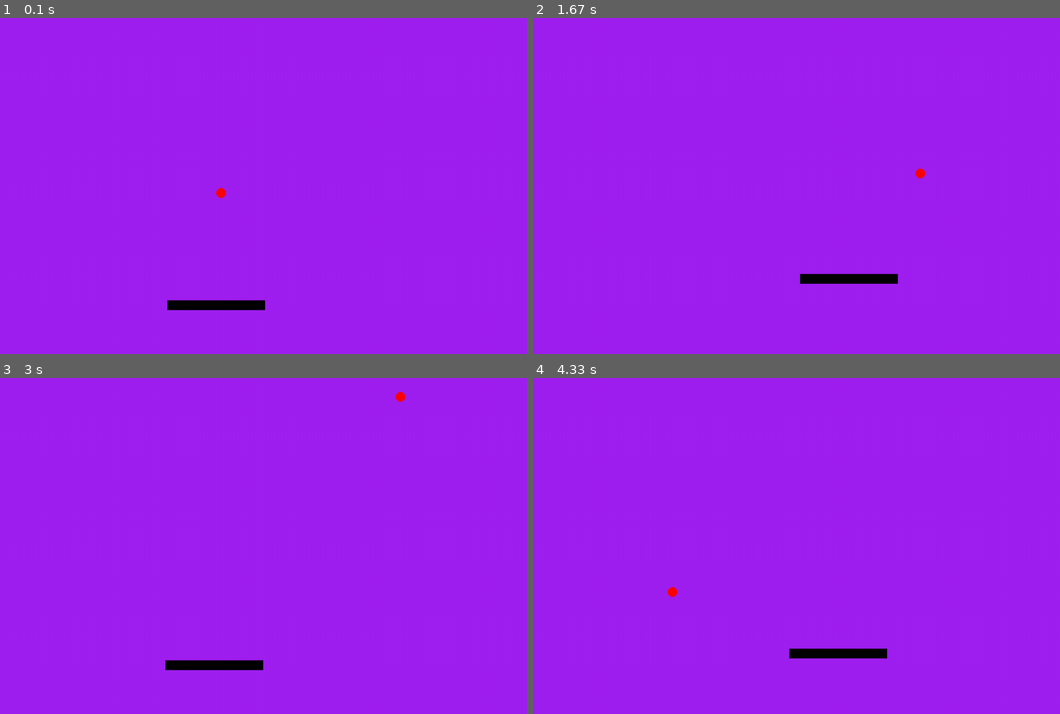
Above: before the commit, frames 1-4 (two rows, left to right).
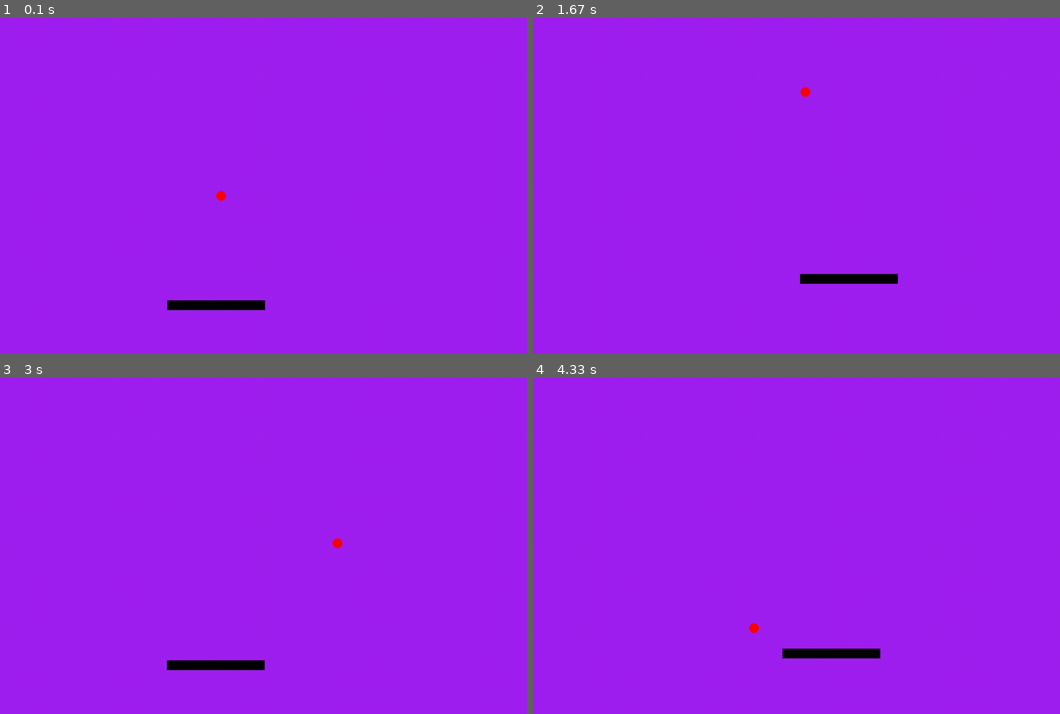
Above: after the commit, the same moments.

Repository: Pietruszko/py_game_sideproject
Game: pygame game, started from game.py
Two runs of this game, one before a commit and one after it. Both use one fixed random seed, a clock stepped at 60 frames per second and the inputs below.
Inputs:
- Up to frame 1 (0.1 s): no input
- Up to frame 2 (1.67 s): hold D 0.33-0.8 s; hold W 0.83-1.13 s; hold D 1.17-1.63 s
- Up to frame 3 (3 s): hold A 1.67-2.2 s; hold S 2.23-2.53 s; hold A 2.57-2.97 s
- Up to frame 4 (4.33 s): hold W 3-3.37 s; hold D 3.4-4.03 s; hold S from 4.07 s (still down)

The runs differ from the first frame. In frame 1, less than 0.1% of the frame differs, in the area x 41-43%, y 50-55%; in frame 2, less than 0.1%; in frame 3, 0.1%; in frame 4, 0.2%, in the area x 25-68%, y 62-84%.

Commit message:
First time creating some sort of physics, calculating angle of the ball and calculating it's speed also based on the speed of the player when it collides with him

Diff:
--- a/game.py
+++ b/game.py
@@ -13,11 +13,14 @@
 player_model.center = player_pos
 speed_y = 0
 speed_x = 0
+max_speed = 400
 circle_pos = pygame.Vector2(screen.get_width() / 2, screen.get_height() / 2)
 circle = pygame.Rect(circle_pos.x, circle_pos.y, 20, 20)
 circle_direction_y = 1
 initial_circle_direction_x = random.randint(-100, 100)
 circle_direction_x = 0
+circle_speed = 400
+circle_angle = 90
 
 while running:
     #polling for events
@@ -38,54 +41,53 @@
     player_model.x += speed_x * dt
     if player_model.x < 0:
         player_model.x = 0
+        speed_x = 0
     if player_model.x > screen.get_width() - player_model.width:
         player_model.x = screen.get_width() - player_model.width
+        speed_x = 0
     if keys[pygame.K_w]:
         speed_y = -200
     if keys[pygame.K_s]:
         speed_y = 200
     if keys[pygame.K_a]:
-        if speed_x > 0:
-            speed_x = 0
-        if speed_x == -400:
-            speed_x == -400
-        else:
-            speed_x -= 15
+        speed_x = pygame.math.clamp(speed_x - 15, -max_speed, 0)
     if keys[pygame.K_d]:
-        if speed_x < 0:
-            speed_x = 0
-        if speed_x == 400:
-            speed_x == 400
-        else:
-            speed_x += 15
+        speed_x = pygame.math.clamp(speed_x + 15, 0, max_speed)
     if not keys[pygame.K_w] and not keys[pygame.K_s]:
         speed_y = 0
     if not keys[pygame.K_a] and not keys[pygame.K_d]:
         speed_x = 0
 
     def circle_collision():
-        if circle.colliderect(player_model):
+        if pygame.Rect.colliderect(player_model, circle):
             return True
         else:
             return False
 
-    circle.y += 300 * circle_direction_y * dt
-    circle.x += circle_direction_x * dt
+    circle_angle = pygame.math.Vector2.angle_to(pygame.Vector2(circle_direction_x, circle_direction_y), pygame.Vector2(0, 0))
+    circle.center += pygame.Vector2(circle_direction_x, circle_direction_y * 400) * dt
+
     if circle.x <= 0 or circle.x >= screen.get_width() - circle.width:
         circle_direction_x *= -1
+        #print(f"Hit wall, angle: {pygame.math.Vector2.angle_to(pygame.Vector2(circle_direction_x, circle_direction_y), pygame.Vector2(0, 0))}")
     if circle.y <= 0:
         circle_direction_y *= -1
+        #print(f"Hit ceiling, angle: {pygame.math.Vector2.angle_to(pygame.Vector2(circle_direction_x, circle_direction_y), pygame.Vector2(0, 0))}")
     if circle.y >= screen.get_height():
         circle_pos = pygame.Vector2(screen.get_width() / 2, screen.get_height() / 2)
         circle = pygame.Rect(circle_pos.x, circle_pos.y, 20, 20)
         circle_direction_y = 1
-        circle_direction_x = initial_circle_direction_x
+        circle_direction_x = 0
 
     if circle_collision():
         circle_direction_y *= -1
-        circle_direction_x += speed_x
-        circle_direction_x = min(400, circle_direction_x)
-        circle_direction_x = max(-400, circle_direction_x)
+        print ((speed_x + max_speed)/(max_speed + max_speed))
+        print (pygame.math.lerp(-150, 150, (speed_x + max_speed)/(max_speed + max_speed)))
+        print (circle_angle)
+        circle_direction_x = circle_angle + 90 + (pygame.math.lerp(-150, 150, (speed_x + max_speed)/(max_speed + max_speed)))
+        print (circle_direction_x)
+
+        #print(f"Hit player, angle: {pygame.math.Vector2.angle_to(pygame.Vector2(circle_direction_x, circle_direction_y), pygame.Vector2(0, 0))}")
 
     #render game here
 
Not shown, changed: requirements.txt
